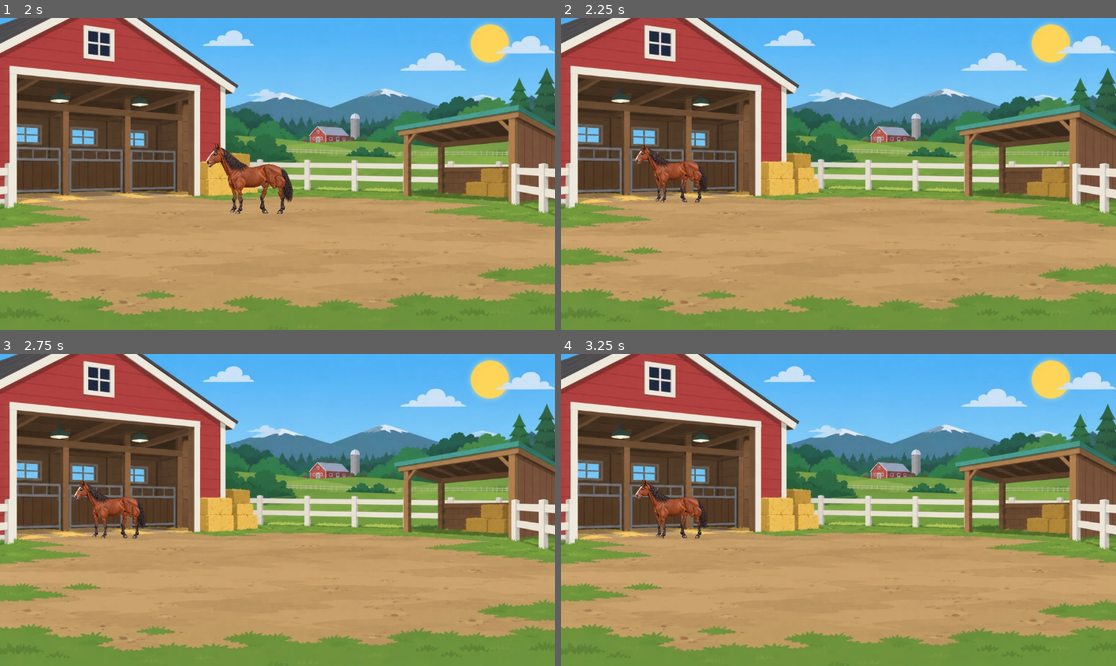
Above: before the commit, frames 1-4 (two rows, left to right).
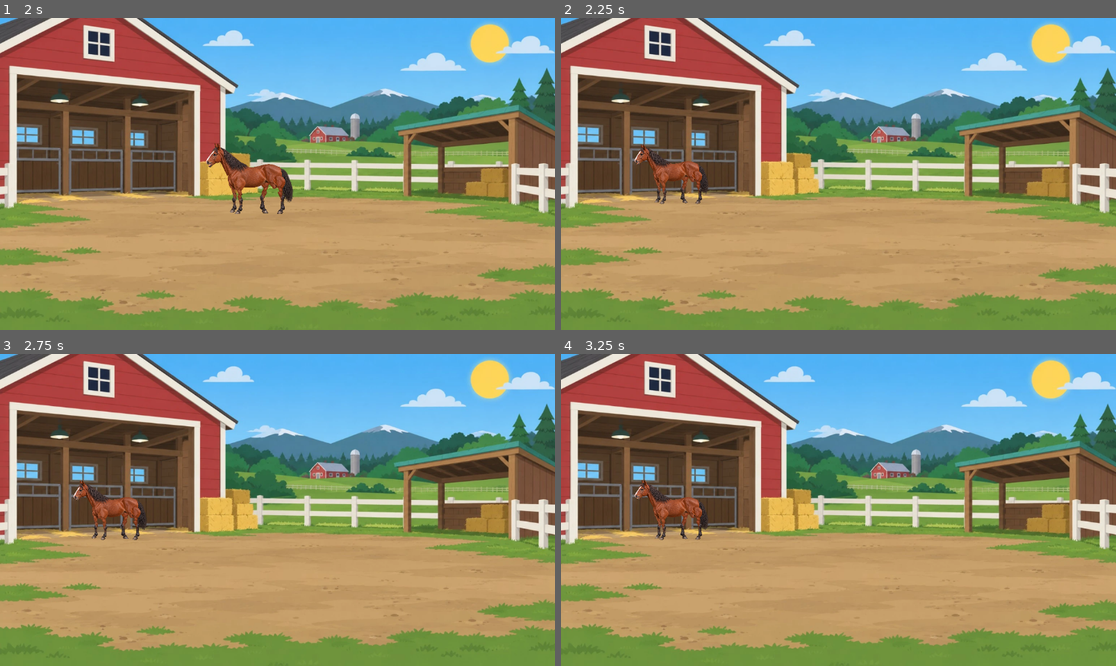
Above: after the commit, the same moments.

Repository: marceldubrig-hash/Pferd-und-Steve
Game: Godot game, scene res://scenes/main.tscn
Two runs of this game, one before a commit and one after it. Both use one fixed random seed, a clock stepped at 60 frames per second and the inputs below.
Inputs (mouse positions are in pixels of both pictures, inside the frame that each line leads up to):
- Up to frame 1 (2 s): move the mouse to (249, 236) at 0.52 s; click (249, 236) at 0.67 s; drag from (444, 220) to (249, 236) at 1.27 s
- Up to frame 2 (2.25 s): move the mouse to (672, 127) at 2.02 s; click (672, 127) at 2.17 s
- Up to frame 3 (2.75 s): no input
- Up to frame 4 (3.25 s): drag from (866, 510) to (672, 463) at 2.77 s

Frame 1 is identical in both runs. In frame 2, 0.3% of the frame differs, in the area x 13-27%, y 40-60%; in frame 3, 0.3%; in frame 4, 0.3%.

Commit message:
Resolve farm collision from exact cutout bounds

Diff:
--- a/scripts/main.gd
+++ b/scripts/main.gd
@@ -48,6 +48,18 @@
 const RIGHT_OBSTACLE_X_RATIO := 0.87
 const RIGHT_OUTER_X_RATIO := 1.00
 
+# Side-fence positions measured directly in the canonical farm texture from the
+# user's real 1536x658 Fold screenshot. They are only active when the corresponding
+# fence is actually visible after Background cover-scaling/cropping.
+const LEFT_SIDE_FENCE_SOURCE_X := 45.0
+const RIGHT_SIDE_FENCE_SOURCE_X := 1416.0
+
+# The collision solver has one circular dependency: moving the horse forward makes
+# it larger, which changes its exact visual X-span. Iterate to convergence using the
+# real Sprite2D bounds instead of estimating horse width.
+const COLLISION_SOLVER_MAX_PASSES := 8
+const COLLISION_SOLVER_EPSILON := 0.0001
+
 @onready var background: Sprite2D = $Background
 @onready var horse_root: Node2D = $HorseRoot
 @onready var horse_visual: Node2D = $HorseRoot/HorseVisual
@@ -126,21 +138,19 @@
 
 	var min_y := size.y * GROUND_BACK_TOUCH_Y_RATIO
 	var max_y := size.y * GROUND_FRONT_TOUCH_Y_RATIO
-	var clamped_x := clampf(new_position.x, 0.0, size.x)
+	var requested_x := clampf(new_position.x, 0.0, size.x)
 	var clamped_y := clampf(new_position.y, min_y, max_y)
 
-	horse_x_ratio = clamped_x / size.x
-
-	var requested_depth_t := clampf(
+	horse_x_ratio = requested_x / size.x
+	horse_depth_t = clampf(
 		inverse_lerp(min_y, max_y, clamped_y),
 		0.0,
 		1.0
 	)
-	var obstacle_min_depth_t := _minimum_depth_t_for_x(horse_x_ratio)
-
-	# If the user drags "through" the hay stack or the right shelter, project
-	# the horse to the nearest legal ground point in front of that obstacle.
-	horse_depth_t = maxf(requested_depth_t, obstacle_min_depth_t)
+
+	# Collision resolution happens in _apply_perspective(). It uses the exact
+	# current Cutout Sprite2D bounds, so a legal HorseRoot can no longer leave
+	# the visible horse clipping through the calibrated farm boundaries.
 	_apply_perspective()
 
 
@@ -221,8 +231,7 @@
 	)
 
 
-func _minimum_depth_t_for_x(x_ratio: float) -> float:
-	var minimum_foot_y_ratio := _minimum_projected_foot_y_ratio_for_x(x_ratio)
+func _minimum_depth_t_for_foot_y_ratio(minimum_foot_y_ratio: float) -> float:
 	var far_delta := FAR_PROJECTED_FOOT_Y_RATIO - PERSPECTIVE_HORIZON_Y_RATIO
 	var requested_delta := minimum_foot_y_ratio - PERSPECTIVE_HORIZON_Y_RATIO
 
@@ -238,16 +247,221 @@
 	)
 
 
+func _minimum_depth_t_for_x(x_ratio: float) -> float:
+	return _minimum_depth_t_for_foot_y_ratio(
+		_minimum_projected_foot_y_ratio_for_x(x_ratio)
+	)
+
+
+func _minimum_projected_foot_y_ratio_for_screen_span(
+	left_screen_x: float,
+	right_screen_x: float,
+	size: Vector2
+) -> float:
+	var left_ratio := clampf(minf(left_screen_x, right_screen_x) / maxf(size.x, 1.0), 0.0, 1.0)
+	var right_ratio := clampf(maxf(left_screen_x, right_screen_x) / maxf(size.x, 1.0), 0.0, 1.0)
+
+	var minimum_ratio := maxf(
+		_minimum_projected_foot_y_ratio_for_x(left_ratio),
+		_minimum_projected_foot_y_ratio_for_x(right_ratio)
+	)
+
+	# The historical boundary is monotonic between these calibrated support
+	# points. Testing every support point contained by the horse's real visual
+	# span therefore gives the exact maximum boundary over that span.
+	var support_points := [
+		LEFT_OBSTACLE_X_RATIO,
+		LEFT_OPEN_X_RATIO,
+		RIGHT_OPEN_X_RATIO,
+		RIGHT_OBSTACLE_X_RATIO,
+	]
+	for support_x in support_points:
+		if support_x > left_ratio and support_x < right_ratio:
+			minimum_ratio = maxf(
+				minimum_ratio,
+				_minimum_projected_foot_y_ratio_for_x(support_x)
+			)
+
+	return minimum_ratio
+
+
+func _minimum_depth_t_for_screen_span(
+	left_screen_x: float,
+	right_screen_x: float,
+	size: Vector2
+) -> float:
+	return _minimum_depth_t_for_foot_y_ratio(
+		_minimum_projected_foot_y_ratio_for_screen_span(
+			left_screen_x,
+			right_screen_x,
+			size
+		)
+	)
+
+
+func _horse_visual_x_bounds_in_root_space() -> Vector2:
+	var root_inverse := horse_root.global_transform.affine_inverse()
+	var minimum_x := INF
+	var maximum_x := -INF
+	var found_sprite := false
+
+	for node in horse_visual.find_children("*", "Sprite2D", true, false):
+		var sprite := node as Sprite2D
+		if sprite == null or not sprite.visible or sprite.texture == null:
+			continue
+
+		var rect := sprite.get_rect()
+		var sprite_to_root := root_inverse * sprite.global_transform
+		var corners := [
+			rect.position,
+			Vector2(rect.end.x, rect.position.y),
+			rect.end,
+			Vector2(rect.position.x, rect.end.y),
+		]
+
+		for corner in corners:
+			var root_point: Vector2 = sprite_to_root * corner
+			minimum_x = minf(minimum_x, root_point.x)
+			maximum_x = maxf(maximum_x, root_point.x)
+
+		found_sprite = true
+
+	if not found_sprite:
+		return Vector2.ZERO
+
+	return Vector2(minimum_x, maximum_x)
+
+
+func _projected_horse_root_scale_for_depth(size: Vector2, depth_t: float) -> float:
+	var distance_m := lerpf(FAR_DISTANCE_M, NEAR_DISTANCE_M, depth_t)
+	var inverse_depth_gain := FAR_DISTANCE_M / maxf(distance_m, 0.01)
+	var foot_delta_from_horizon := (
+		FAR_PROJECTED_FOOT_Y_RATIO - PERSPECTIVE_HORIZON_Y_RATIO
+	) * inverse_depth_gain
+	var projected_horse_height_ratio := (
+		HORSE_WORLD_HEIGHT_M / CAMERA_HEIGHT_M
+	) * maxf(foot_delta_from_horizon, 0.001)
+	var target_horse_height_px := size.y * projected_horse_height_ratio
+	return target_horse_height_px / HORSE_VISIBLE_SOURCE_HEIGHT_PX
+
+
+func _horse_screen_x_span(
+	root_screen_x: float,
+	size: Vector2,
+	depth_t: float,
+	local_x_bounds: Vector2
+) -> Vector2:
+	var root_scale := _projected_horse_root_scale_for_depth(size, depth_t)
+	return Vector2(
+		root_screen_x + local_x_bounds.x * root_scale,
+		root_screen_x + local_x_bounds.y * root_scale
+	)
+
+
+func _background_source_x_to_screen(source_x: float) -> float:
+	if background.texture == null:
+		return source_x
+
+	var source_width := background.texture.get_width()
+	return (
+		background.position.x
+		+ (source_x - source_width * 0.5) * background.scale.x
+	)
+
+
+func _visible_horizontal_ground_limits(size: Vector2) -> Vector2:
+	var left_limit := 0.0
+	var right_limit := size.x
+
+	var left_fence_x := _background_source_x_to_screen(LEFT_SIDE_FENCE_SOURCE_X)
+	if left_fence_x >= 0.0 and left_fence_x <= size.x:
+		left_limit = maxf(left_limit, left_fence_x)
+
+	var right_fence_x := _background_source_x_to_screen(RIGHT_SIDE_FENCE_SOURCE_X)
+	if right_fence_x >= 0.0 and right_fence_x <= size.x:
+		right_limit = minf(right_limit, right_fence_x)
+
+	return Vector2(left_limit, right_limit)
+
+
+func _clamp_root_x_for_visual_span(
+	root_screen_x: float,
+	size: Vector2,
+	depth_t: float,
+	local_x_bounds: Vector2
+) -> float:
+	var limits := _visible_horizontal_ground_limits(size)
+	var root_scale := _projected_horse_root_scale_for_depth(size, depth_t)
+
+	var minimum_root_x := limits.x - local_x_bounds.x * root_scale
+	var maximum_root_x := limits.y - local_x_bounds.y * root_scale
+
+	if minimum_root_x > maximum_root_x:
+		return (limits.x + limits.y) * 0.5
+
+	return clampf(root_screen_x, minimum_root_x, maximum_root_x)
+
+
+func _resolve_horse_collision(
+	requested_root_x: float,
+	requested_depth_t: float,
+	size: Vector2
+) -> Vector2:
+	var local_x_bounds := _horse_visual_x_bounds_in_root_space()
+	var resolved_x := clampf(requested_root_x, 0.0, size.x)
+	var resolved_depth_t := clampf(requested_depth_t, 0.0, 1.0)
+
+	for _pass in range(COLLISION_SOLVER_MAX_PASSES):
+		resolved_x = _clamp_root_x_for_visual_span(
+			resolved_x,
+			size,
+			resolved_depth_t,
+			local_x_bounds
+		)
+
+		var screen_span := _horse_screen_x_span(
+			resolved_x,
+			size,
+			resolved_depth_t,
+			local_x_bounds
+		)
+		var minimum_depth_t := _minimum_depth_t_for_screen_span(
+			screen_span.x,
+			screen_span.y,
+			size
+		)
+		var next_depth_t := maxf(requested_depth_t, minimum_depth_t)
+
+		if absf(next_depth_t - resolved_depth_t) <= COLLISION_SOLVER_EPSILON:
+			resolved_depth_t = next_depth_t
+			resolved_x = _clamp_root_x_for_visual_span(
+				resolved_x,
+				size,
+				resolved_depth_t,
+				local_x_bounds
+			)
+			break
+
+		resolved_depth_t = next_depth_t
+
+	return Vector2(resolved_x, resolved_depth_t)
+
+
 func _apply_perspective() -> void:
 	var size := get_viewport_rect().size
 	if size.x <= 0.0 or size.y <= 0.0:
 		return
 
-	# Keep an already-stored position legal after a resize/fold-state change too.
-	horse_depth_t = maxf(
+	# Keep the entire current cutout legal after movement or a Fold resize.
+	# HorseRoot remains the same physical ground anchor; only collision resolution
+	# now evaluates the exact visible Sprite2D span around that anchor.
+	var collision_result := _resolve_horse_collision(
+		size.x * horse_x_ratio,
 		horse_depth_t,
-		_minimum_depth_t_for_x(horse_x_ratio)
-	)
+		size
+	)
+	horse_x_ratio = collision_result.x / size.x
+	horse_depth_t = collision_result.y
 
 	# Move linearly in world depth, not linearly in sprite scale.
 	# Perspective itself then naturally grows non-linearly as Z approaches camera.
